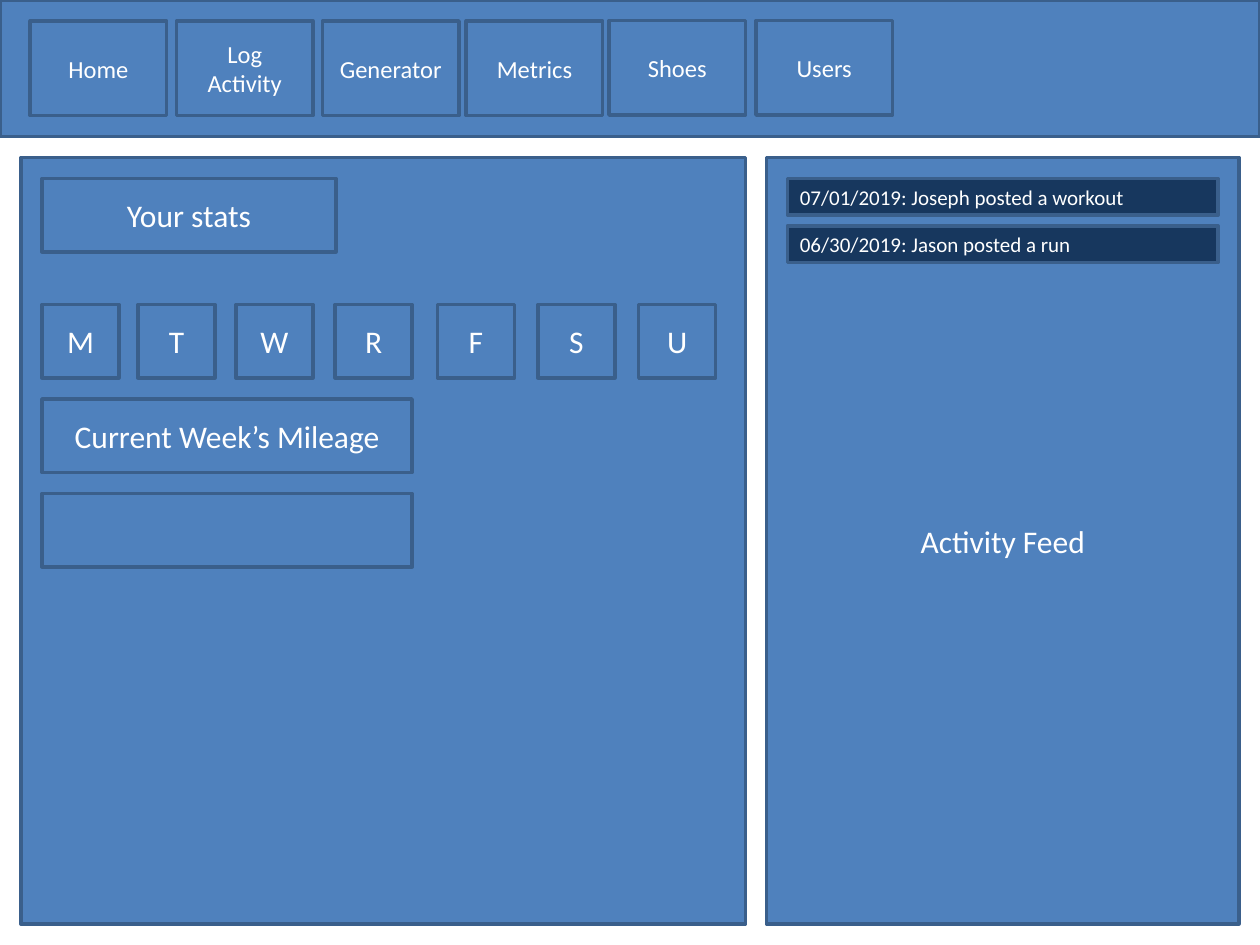
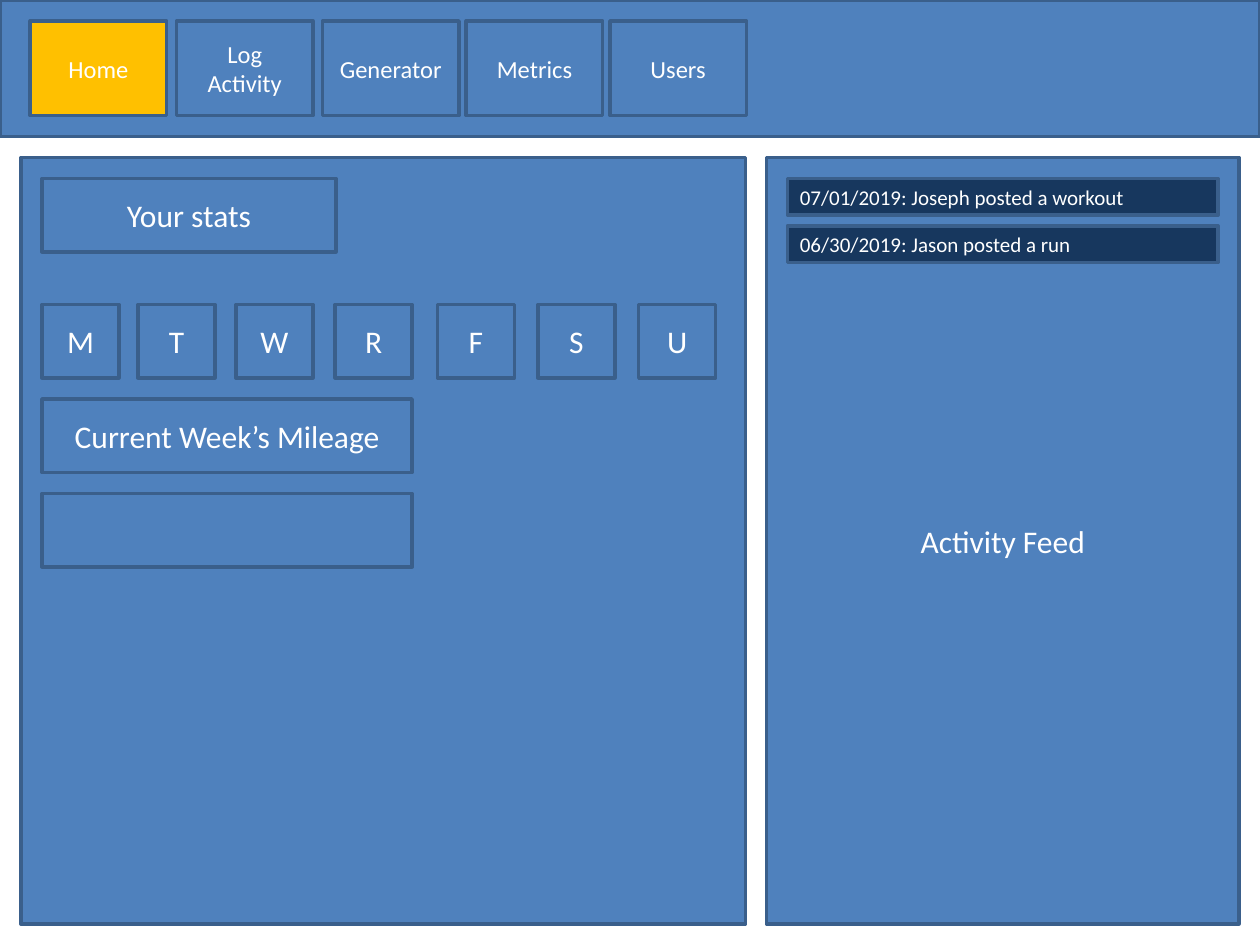
Before and after one commit to curtisyungen/outwork-1.0, a slide deck: slide 4 of Outline.pptx. Drawn at 1260x945 pixels with LibreOffice and Linux fonts; fonts in the diff are those of the drawing. Boxes give left, top, right and bottom in pixels: in the first picture for what was removed or moved away, otherwise in the second. Text is boxed around its words. In the diff, an @@ line names an element or a change of style, - is before the commit and + after.

```diff
--- a/Outline.pptx
+++ b/Outline.pptx
@@ rectangle "Home" at bbox=[30, 21, 166, 116]: fill #4F81BD to #FFC000 @@
@@ rectangle removed at bbox=[609, 20, 745, 115] @@
-Shoes
@@ rectangle "Users": place and size @@
-rectangle "Users" at bbox=[756, 20, 892, 115]
+rectangle "Users" at bbox=[610, 21, 746, 116]
```
Also in this commit, not shown: 4 slides added.
